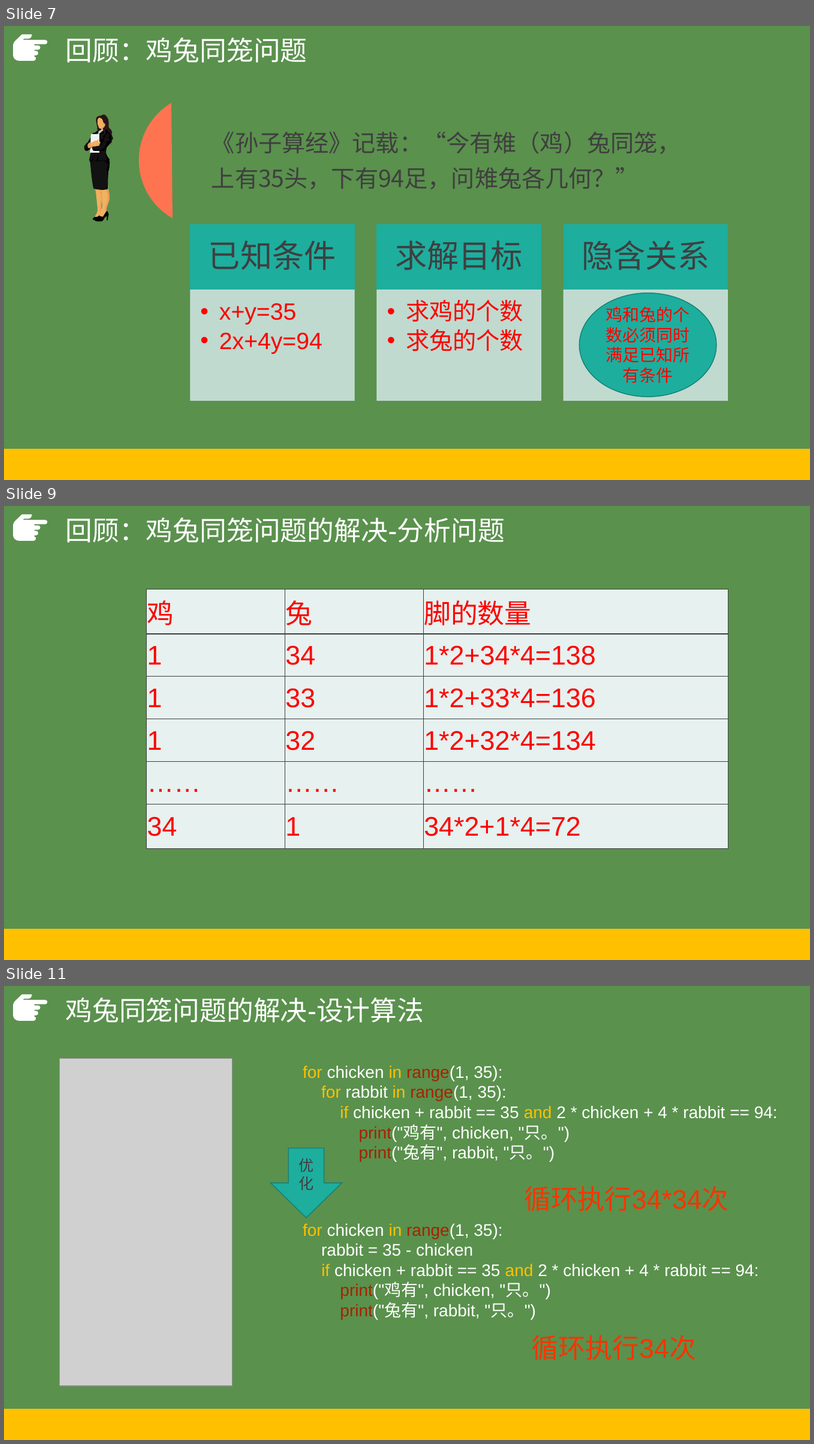
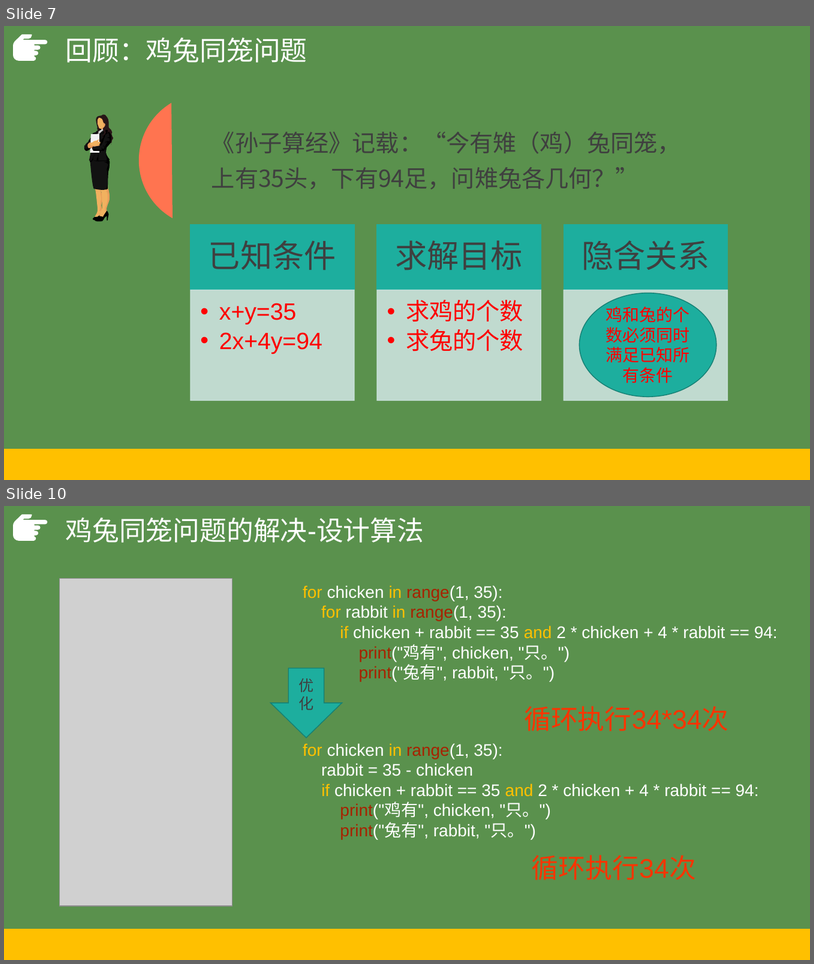
Before and after one commit to hongm32/2020design, a slide deck: 【第09课】枚举算法/【第09课】枚举算法.pptx. Shown one above the other, each under a label of ours: slides 7, 9 and 11 before the commit, slides 7 and 10 after it; the slides between them are not shown. The pictures are 814x1444 and 814x964 pixels, drawn with LibreOffice and Linux fonts; fonts in the diff are those of the drawing; grey boxes stand for pictures. Boxes give left, top, right and bottom in pixels: in the first picture for what was removed or moved away, otherwise in the second. Text is boxed around its words. In the diff, an @@ line names an element or a change of style, - is before the commit and + after.

```diff
--- a/【第09课】枚举算法/【第09课】枚举算法.pptx
+++ b/【第09课】枚举算法/【第09课】枚举算法.pptx
@@ slide 9 removed at <box>4,506,810,960</box>, background #5A914D; not listed: 2 template elements that a slide beside it also shows @@
@@ text removed at <box>65,517,504,543</box> @@
-回顾：鸡兔同笼问题的解决-分析问题
@@ table removed at <box>147,589,729,849</box>, 6 rows, 3 columns @@
-鸡 | 兔 | 脚的数量
-1 | 34 | 1*2+34*4=138
-1 | 33 | 1*2+33*4=136
-1 | 32 | 1*2+32*4=134
-…… | …… | ……
-34 | 1 | 34*2+1*4=72
@@ what was slide 11 is now slide 10 @@
```
Also in this commit, not shown: 5 slides changed, 1 slide added, 1 other slide removed, 6 other files.
